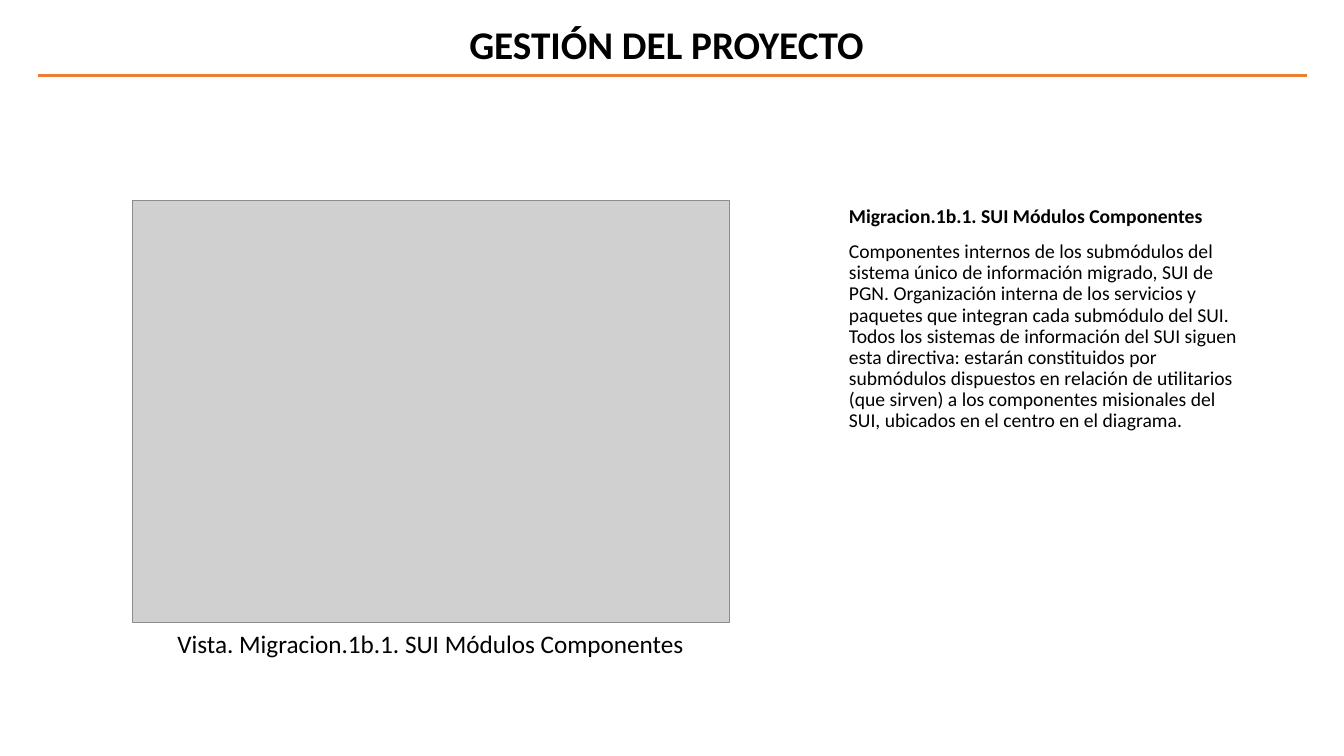
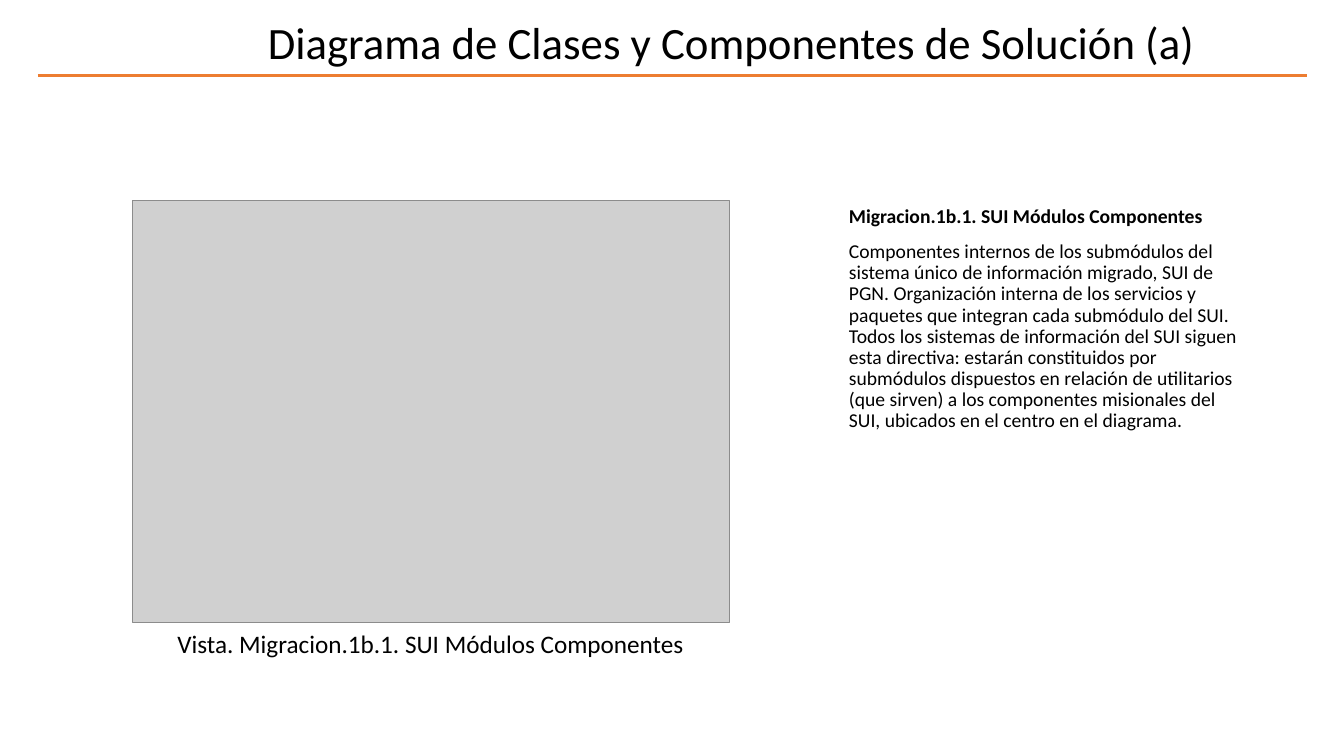
Before and after one commit to hwong23/pgn-078, a slide deck: slide 8 of content/pptxoutpt.pptx. Drawn at 1344x756 pixels with LibreOffice and Linux fonts; fonts in the diff are those of the drawing; grey boxes stand for pictures; background and template pictures are left out. Boxes give left, top, right and bottom in pixels: in the first picture for what was removed or moved away, otherwise in the second. Text is boxed around its words. In the diff, an @@ line names an element or a change of style, - is before the commit and + after.

```diff
--- a/content/pptxoutpt.pptx
+++ b/content/pptxoutpt.pptx
@@ title added at bbox=[268, 26, 1194, 67], 32 pt, text #000000 @@
+Diagrama de Clases y Componentes de Solución (a)
@@ text removed at bbox=[469, 26, 863, 60] @@
-GESTIÓN DEL PROYECTO
```
Also in this commit, not shown: 11 other slides changed, 2 other files.
